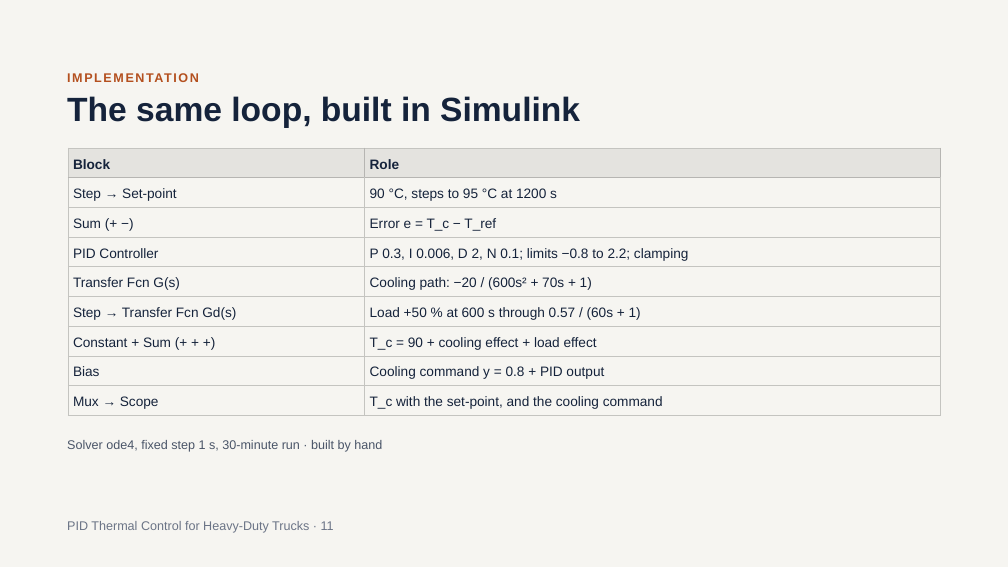
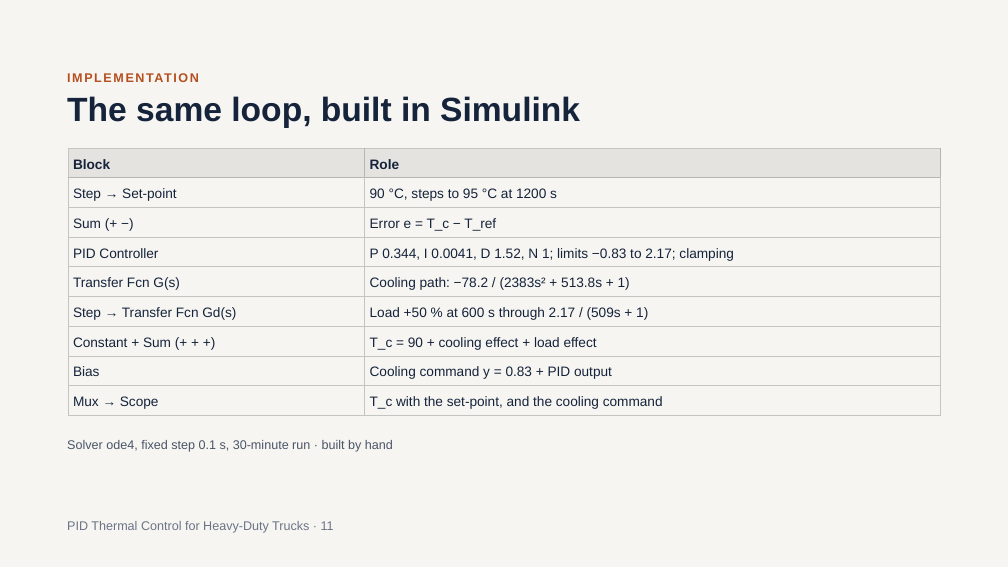
Before and after one commit to SushanthBibi/PID-Cooling-matlab, a slide deck: slide 11 of PID_Thermal_Control_for_Heavy-Duty_Trucks_v2.pptx. Drawn at 1008x567 pixels with LibreOffice and Linux fonts; fonts in the diff are those of the drawing. Boxes give left, top, right and bottom in pixels: in the first picture for what was removed or moved away, otherwise in the second. Text is boxed around its words. In the diff, an @@ line names an element or a change of style, - is before the commit and + after.

```diff
--- a/PID_Thermal_Control_for_Heavy-Duty_Trucks_v2.pptx
+++ b/PID_Thermal_Control_for_Heavy-Duty_Trucks_v2.pptx
@@ table at [68, 148, 941, 416] @@
-row 4, column 2: P 0.3, I 0.006, D 2, N 0.1; limits −0.8 to 2.2; clamping
+row 4, column 2: P 0.344, I 0.0041, D 1.52, N 1; limits −0.83 to 2.17; clamping
-row 5, column 2: Cooling path: −20 / (600s² + 70s + 1)
+row 5, column 2: Cooling path: −78.2 / (2383s² + 513.8s + 1)
-row 6, column 2: Load +50 % at 600 s through 0.57 / (60s + 1)
+row 6, column 2: Load +50 % at 600 s through 2.17 / (509s + 1)
-row 8, column 2: Cooling command y = 0.8 + PID output
+row 8, column 2: Cooling command y = 0.83 + PID output
@@ text at [67, 440, 393, 452]: text changed @@
-Solver ode4, fixed step 1 s, 30-minute run · built by hand
+Solver ode4, fixed step 0.1 s, 30-minute run · built by hand
```
Also in this commit, not shown: 7 other slides changed, 1 slide added.
